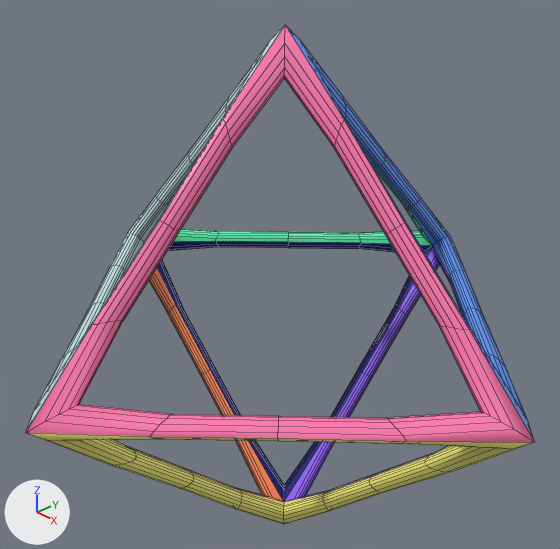
What one commit did to the Blender file octa.blend.
Camera for both pictures: a camera (50 mm lens) standing at (1.207, -1.15, 0.925) and looking at (-0.038, 0.021, 0.086). Lighting does not change. The marker at lower left points along +X, +Y and +Z. Mesh edges are drawn as thin lines.

Before the edit, the objects in view are built like this:
```python
me_solid = bpy.data.meshes.new('Solid')
me_solid.from_pydata([(0.707, 0.0, 0.0), (-0.707, 0.0, 0.0), (0.0, 0.707, 0.0), (0.0, -0.707, 0.0), (0.0, 0.0, 0.707), (0.0, 0.0, -0.707)], [], [(4, 0, 2), (4, 2, 1), (4, 1, 3), (4, 3, 0), (5, 2, 0), (5, 1, 2), (5, 3, 1), (5, 0, 3)])
me_solid.polygons.foreach_set('use_smooth', [True] * 8)
for i in [5]: me_solid.polygons[i].material_index = 1
for i in [0]: me_solid.polygons[i].material_index = 2
for i in [6]: me_solid.polygons[i].material_index = 3
for i in [1]: me_solid.polygons[i].material_index = 4
for i in [7]: me_solid.polygons[i].material_index = 5
for i in [4]: me_solid.polygons[i].material_index = 6
for i in [2]: me_solid.polygons[i].material_index = 7
me_solid.materials.append(mat_material_002)  # pink #ff79ae
me_solid.materials.append(mat_material_004)  # dark blue #000871
me_solid.materials.append(mat_material_006)  # blue #639bff
me_solid.materials.append(mat_material_008)  # orange #ff8c5c
me_solid.materials.append(mat_material_001)  # green #63ffba
me_solid.materials.append(mat_material_010)  # yellow #fff982
me_solid.materials.append(mat_material_005)  # purple #8854f3
me_solid.materials.append(mat_material_007)  # white #cae9e9
ob_solid = bpy.data.objects.new('Solid', me_solid)
ob_solid.location = (0.0, 0.0, 0.0)
_m = ob_solid.modifiers.new('Wireframe', 'WIREFRAME')
_m.thickness = 0.09
_m.offset = -1.0
_m.use_crease = True
_m.crease_weight = 0.9
_m = ob_solid.modifiers.new('Subdivision', 'SUBSURF')
_m.levels = 2
_m = ob_solid.modifiers.new('EdgeSplit', 'EDGE_SPLIT')
_m.split_angle = 0.789
```
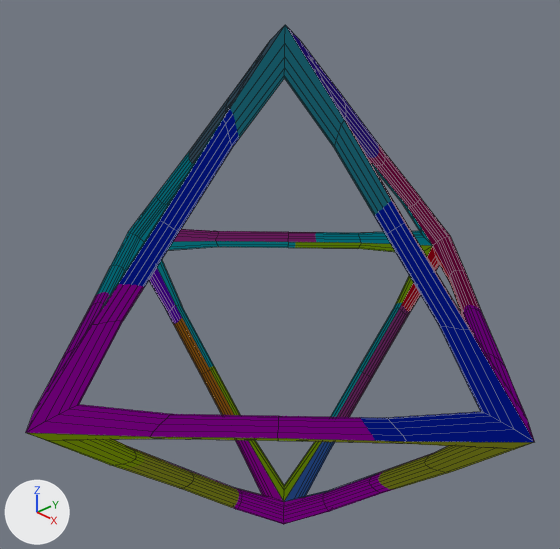
Changed parts and their boxes (x1, y1, x2, y2) in the pictures (560 x 549 px):
'Solid', shading changed, recoloured, surface changed: (26, 25, 534, 524) in both

The change, as a list of edits to the scene's bpy script:
```text
Add img_untitled:
    img_untitled = load_image('Untitled', '_unpacked/Untitled', 8, 3, 'sRGB')
Add mat_material:
    mat_material = bpy.data.materials.new('Material')
    mat_material.use_nodes = True; mat_material.node_tree.nodes.clear()
    _N = mat_material.node_tree.nodes; _L = mat_material.node_tree.links
    n0 = _N.new('ShaderNodeOutputMaterial'); n0.name = 'Material Output'
    n1 = _N.new('ShaderNodeTexImage'); n1.name = 'Image Texture.001'
    n1.image = img_untitled
    n1.interpolation = 'Closest'
    n1.extension = 'CLIP'
    _L.new(n1.outputs[0], n0.inputs[0])  # 'Color' to 'Surface'
Change me_solid:
    where me_solid.from_pydata(...)  # 6 vertices, 8 faces; spans x -0.707..0.707, y -0.707..0.707, z -0.707..0.707
    used by ob_solid; location = (0.0, 0.0, 0.0)
    me_solid part 1: all faces are now shaded flat (8 of 8 changed)
    me_solid part 2: all 1 face that had it switch from mat_material_002 (pink #ff79ae) to mat_material
    me_solid part 3: all 1 face that had it switch from mat_material_004 (dark blue #000871) to mat_material
    me_solid part 4: all 1 face that had it switch from mat_material_006 (blue #639bff) to mat_material
    me_solid part 5: all 1 face that had it switch from mat_material_008 (orange #ff8c5c) to mat_material
    me_solid part 6: all 1 face that had it switch from mat_material_001 (green #63ffba) to mat_material
    me_solid part 7: all 1 face that had it switch from mat_material_010 (yellow #fff982) to mat_material
    me_solid part 8: all 1 face that had it switch from mat_material_005 (purple #8854f3) to mat_material
    me_solid part 9: all 1 face that had it switch from mat_material_007 (white #cae9e9) to mat_material
    me_solid part 10: texture (UV) coordinates changed
```
